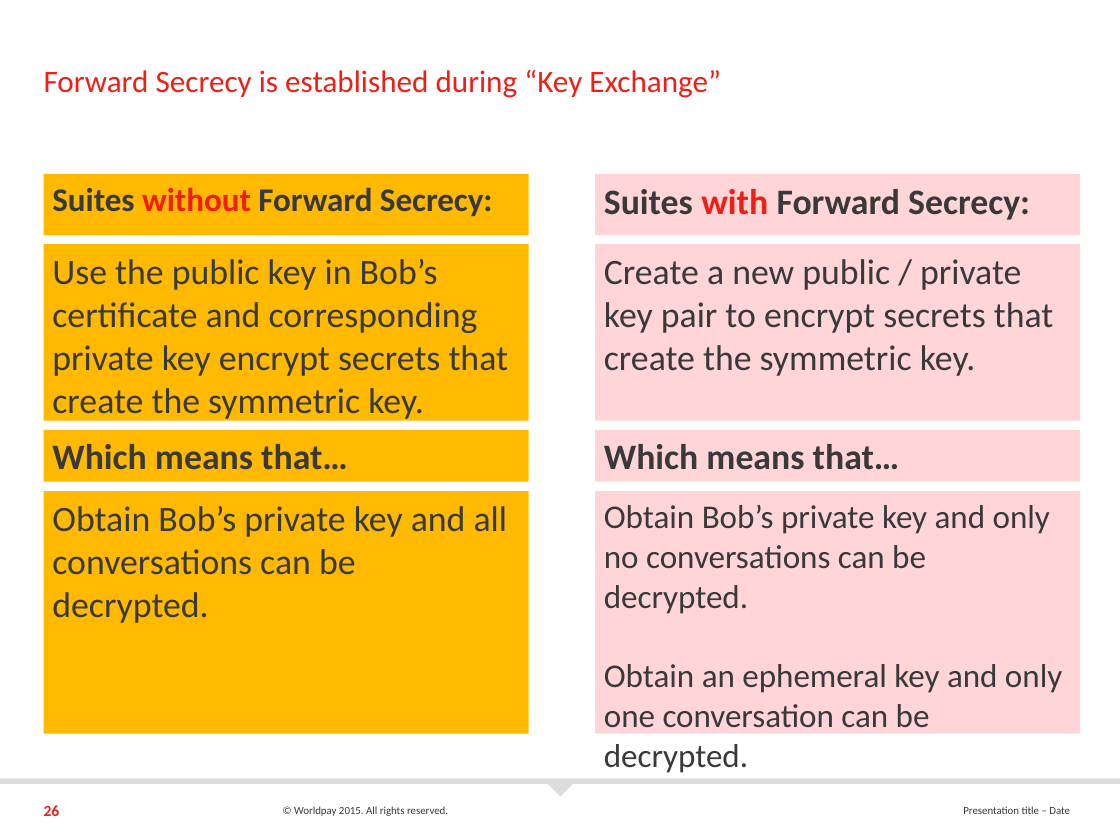
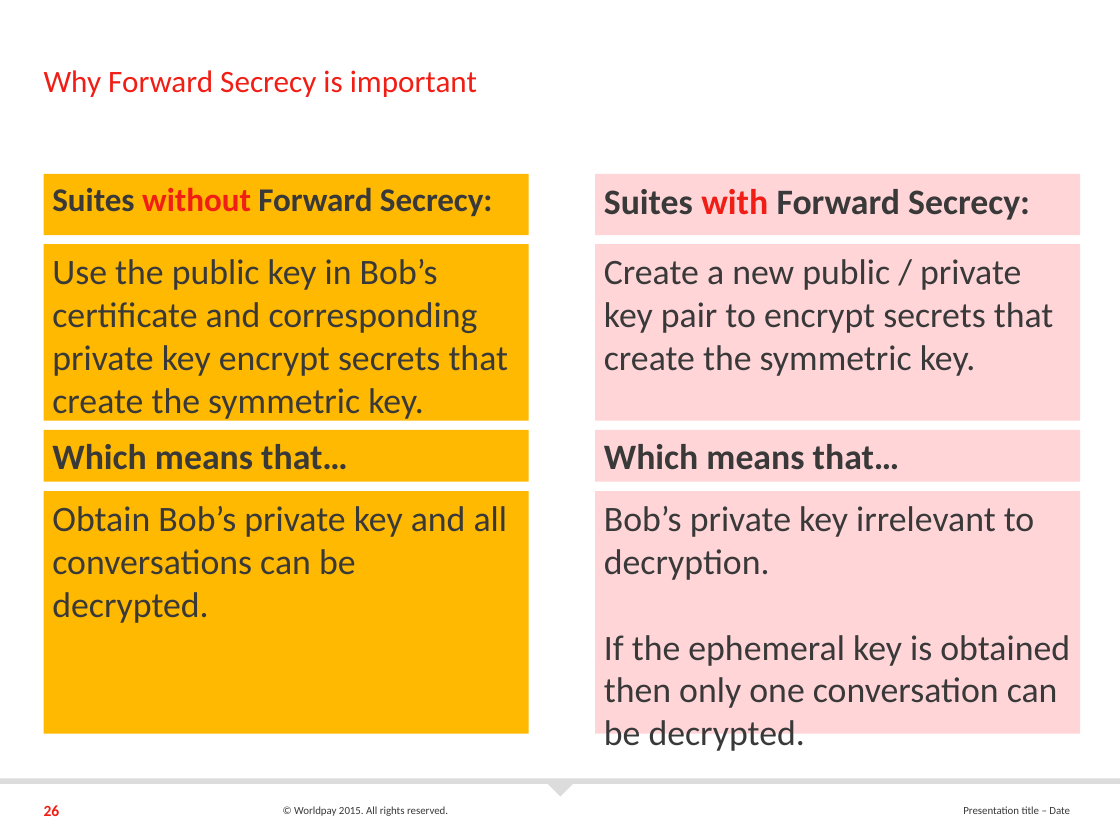
Before and after one commit to andybrodie/fsdemoapp, a slide deck: slide 26 of docs/Forward Secrecy in Java.pptx. Drawn at 1120x840 pixels with LibreOffice and Linux fonts; fonts in the diff are those of the drawing; background and template pictures are left out. Boxes give left, top, right and bottom in pixels: in the first picture for what was removed or moved away, otherwise in the second. Text is boxed around its words. In the diff, an @@ line names an element or a change of style, - is before the commit and + after.

```diff
--- a/docs/Forward Secrecy in Java.pptx
+++ b/docs/Forward Secrecy in Java.pptx
@@ title at box(44, 70, 477, 97): text changed @@
-Forward Secrecy is established during “Key Exchange”
+Why Forward Secrecy is important
@@ text at box(604, 506, 1070, 755): text changed; size 21.3 to 23 pt @@
-Obtain Bob’s private key and only no conversations can be decrypted.
-Obtain an ephemeral key and only one conversation can be decrypted.
+Bob’s private key irrelevant to decryption.
+If the ephemeral key is obtained then only one conversation can be decrypted.
```
Also in this commit, not shown: 7 other slides changed, 2 slides added, 4 slides removed.
